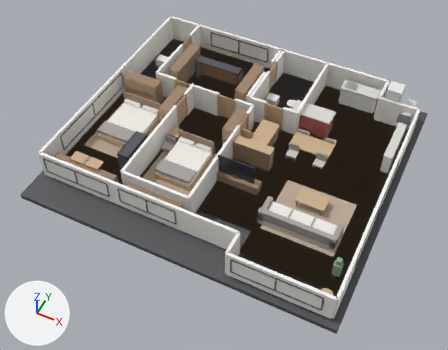
Before and after pictures for a commit that changed the glTF model dist/poly-home.glb.
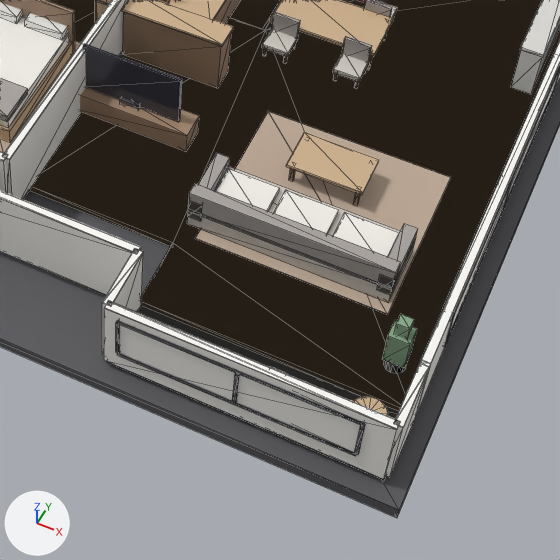
Old and new are each drawn whole from a 50 mm camera at (13.81, -21.85, 18.46) aimed at (6.3, -6.84, -0.3) and again close up on the part from 42% to 89% of the width and 39% to 100% of the height. The lights are fixed; the arrows at lower left show +X, +Y and +Z. The first two pictures are the older version. The close-ups show mesh edges as thin lines. Vertices at exactly the same position are counted once.

Objects in the first close-up: 'Apartment'.
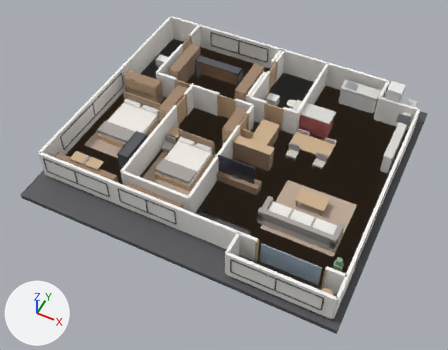
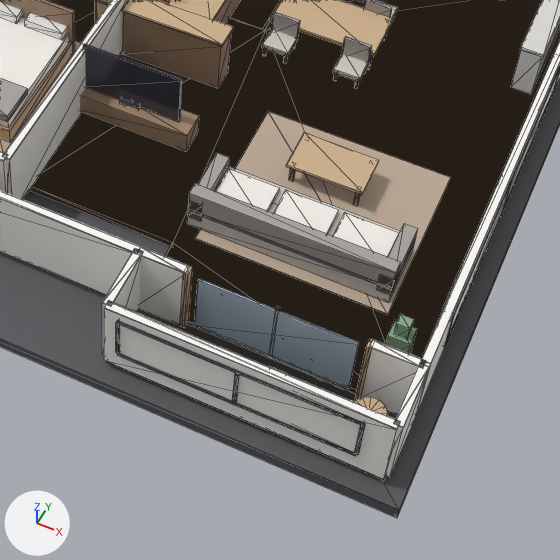
What changed in the scene script:
```text
Change me_apartment:
    used by ob_apartment; location = (0.0, 0.0, 0.0)
    remove me_apartment.from_pydata(...)  # 2024 vertices, 3178 faces; spans x -0.26..12.76, y -11.46..0.26, z -0.32..1.74
    add me_apartment.from_pydata(...)  # 2074 vertices, 3270 faces; spans x -0.26..12.76, y -11.46..0.26, z -0.32..1.74
    me_apartment part 1: the loose piece of 12 vertices spanning x 8.55..12.45, y -11.21..-11.09, z 0.0..1.22 is copied, and the copy is scaled about its middle by (-0.179, -1, 1), then moved by (1.6, 0.95, 0.0); it spans x 11.75..12.45, y -10.26..-10.14, z 0.0..1.22
    me_apartment part 2: a new loose piece, a box spanning x 9.4..11.6, y -10.215..-10.185, z 0.06..1.1, in mat_glass (blue #adbfce)
    me_apartment part 3: a new loose piece, a box spanning x 9.215..9.285, y -10.27..-10.13, z 0.0..1.2, in mat_wood_light (beige #ceb18e)
    me_apartment part 4: a new loose piece, a box spanning x 11.715..11.785, y -10.27..-10.13, z 0.0..1.2, in mat_wood_light (beige #ceb18e)
    me_apartment part 5
    6 new vertices lie (0.7, 0.0, 0.0) away from vertices in x 8.55, y -10.26..-10.14, z 0.0..1.22
    12 new faces join them, mat_wall (white #f1efea)
    10 new faces join them, mat_wall_cap (white #faf8f5)
    other edits to the shape of me_apartment do not show in these pictures
```

Where the change shows, as pixel boxes [x1, y1, x2, y2] in the close-ups (560 x 560 px):
part 1 of me_apartment, added: after [361, 339, 425, 415]
part 2 of me_apartment, added: after [194, 278, 359, 389]
part 3 of me_apartment, added (beige): after [180, 267, 193, 328]
part 4 of me_apartment, added: after [355, 339, 373, 399]
part 5 of me_apartment, added: after [137, 247, 190, 325]
